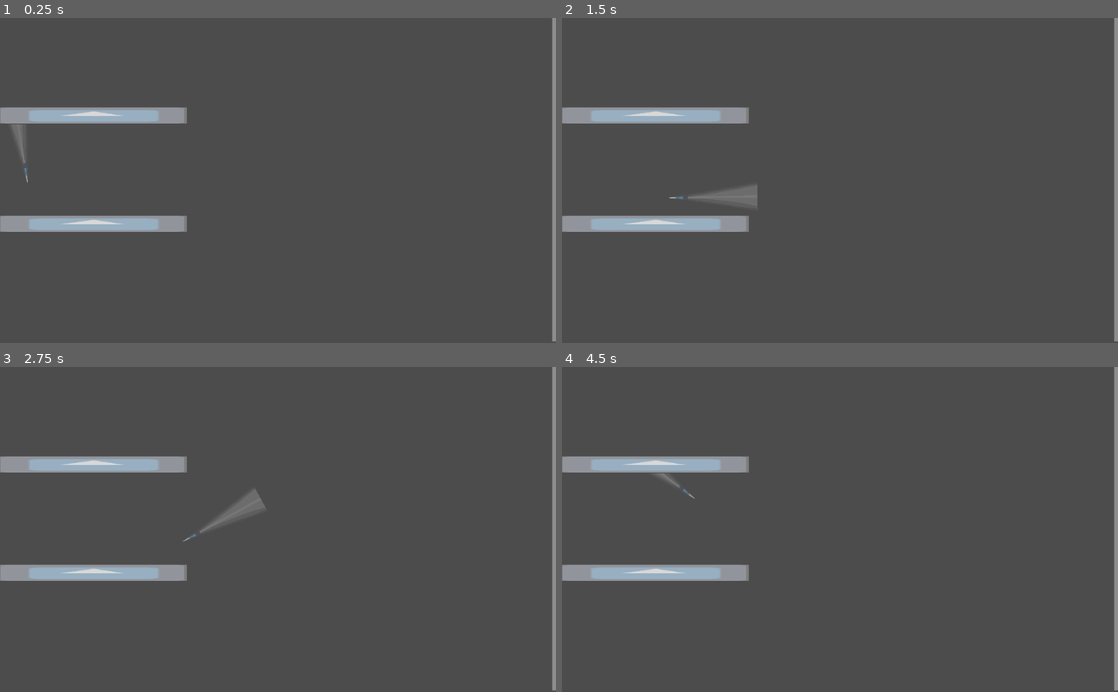
Above: before the commit, frames 1-4 (two rows, left to right).
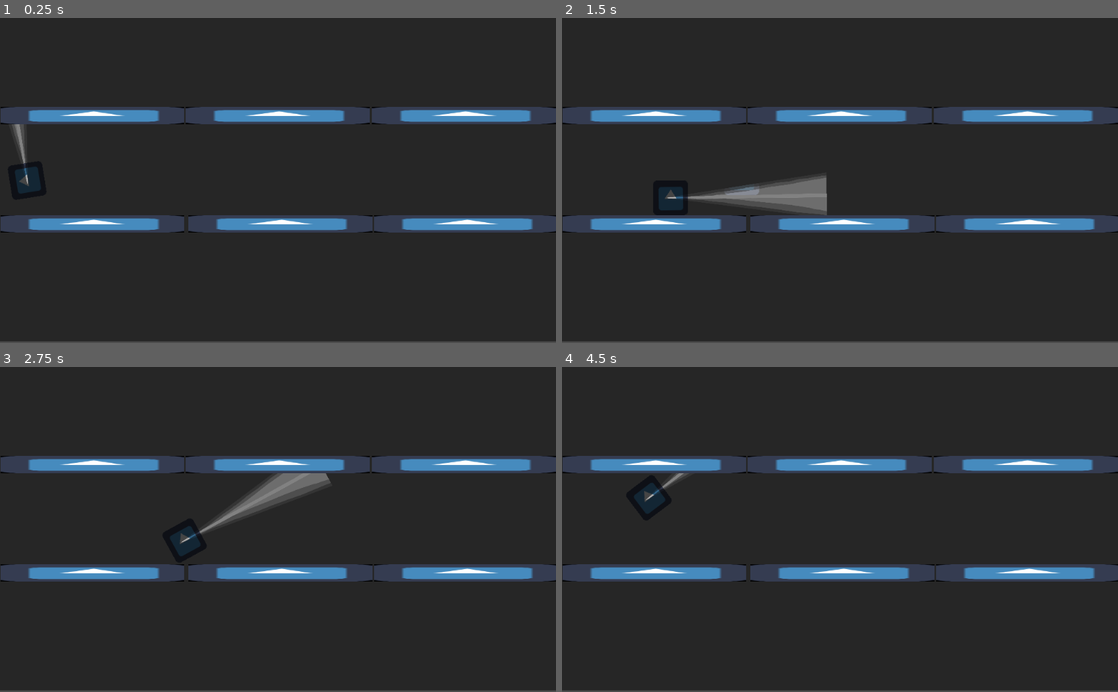
Above: after the commit, the same moments.

Repository: Brhawh/stealthoid
Game: Godot game, scene res://scenes/Node2D.tscn
Same seed, same stepped clock (60 frames per second), same inputs: the game is played once before the commit and once after it. The engine's default icon, where the game draws it, is replaced by a stand-in: a white triangle on a blue panel in a dark square.
Inputs (mouse positions are in pixels of both pictures, inside the frame that each line leads up to):
- Up to frame 1 (0.25 s): no input
- Up to frame 2 (1.5 s): tap Enter at 0.5 s; move the mouse to (962, 164) at 0.52 s; hold D (right) 0.53-1.28 s; move the mouse to (728, 196) at 1.27 s; hold S (down) from 1.28 s (still down)
- Up to frame 3 (2.75 s): tap Space at 2 s; move the mouse to (333, 458) at 2.02 s; release S (down) at 2.03 s; hold D (right) from 2.03 s (still down)
- Up to frame 4 (4.5 s): move the mouse to (812, 594) at 2.77 s; release D (right) at 2.78 s; hold W (up) 2.78-3.53 s; move the mouse to (1006, 578) at 3.52 s; hold A (left) from 3.53 s (still down); move the mouse to (673, 480) at 4.27 s

The runs differ from the first frame. In frame 1, 96% of the frame differs, in the area x 0-100%, y 0-100%; in frame 2, 95%; in frame 3, 95%; in frame 4, 96%.

Commit message:
Added more walls to create a hallway. Changed method to only show sprites in the light to using a canvas material with light only mode instead of using lighting masks.

Diff:
--- a/scenes/Node2D.tscn
+++ b/scenes/Node2D.tscn
@@ -1,20 +1,29 @@
-[gd_scene load_steps=12 format=2]
+[gd_scene load_steps=13 format=2]
 
 [ext_resource path="res://sprites/background.png" type="Texture" id=1]
-[ext_resource path="res://sprites/lighting/room_mask.png" type="Texture" id=2]
-[ext_resource path="res://sprites/caster.png" type="Texture" id=3]
-[ext_resource path="res://sprites/icon.png" type="Texture" id=4]
-[ext_resource path="res://sprites/lighting/full_light_mask.png" type="Texture" id=5]
-[ext_resource path="res://Scripts/CharacterController.gd" type="Script" id=6]
-[ext_resource path="res://sprites/lighting/light_cone.png" type="Texture" id=7]
+[ext_resource path="res://sprites/caster.png" type="Texture" id=2]
+[ext_resource path="res://sprites/icon.png" type="Texture" id=3]
+[ext_resource path="res://Scripts/CharacterController.gd" type="Script" id=4]
+[ext_resource path="res://sprites/lighting/light_cone.png" type="Texture" id=5]
 
-[sub_resource type="OccluderPolygon2D" id=1]
+[sub_resource type="CanvasItemMaterial" id=1]
+blend_mode = 1
+light_mode = 2
+
+[sub_resource type="OccluderPolygon2D" id=2]
 polygon = PoolVector2Array( -16, -16, 16, -16, 16, 16, -16, 16 )
 
-[sub_resource type="RectangleShape2D" id=4]
+[sub_resource type="RectangleShape2D" id=3]
 extents = Vector2( 16.471, 15.2269 )
 
-[sub_resource type="GDScript" id=2]
+[sub_resource type="CanvasItemMaterial" id=4]
+blend_mode = 1
+light_mode = 2
+
+[sub_resource type="CanvasItemMaterial" id=5]
+light_mode = 2
+
+[sub_resource type="GDScript" id=6]
 script/source = "extends Sprite
 
 # Declare member variables here. Examples:
@@ -43,83 +52,142 @@
 scale = Vector2( 8.0264, 4.66657 )
 texture = ExtResource( 1 )
 
-[node name="Lights" type="Node2D" parent="."]
+[node name="CasterWalls" type="Node2D" parent="."]
+editor/display_folded = true
 
-[node name="Light2D" type="Light2D" parent="Lights"]
-position = Vector2( 505.28, 302.86 )
-scale = Vector2( 1, 0.6 )
-texture = ExtResource( 2 )
-mode = 3
-
-[node name="Casters" type="Node2D" parent="."]
-
-[node name="SpawnRoomTopWall" type="Sprite" parent="Casters"]
+[node name="SpawnRoomTopLeftWall" type="Sprite" parent="CasterWalls"]
+editor/display_folded = true
 position = Vector2( 170, 180 )
 scale = Vector2( 10.5919, 1 )
+texture = ExtResource( 2 )
+
+[node name="Sprite" type="Sprite" parent="CasterWalls/SpawnRoomTopLeftWall"]
+material = SubResource( 1 )
+scale = Vector2( 0.5, 0.5 )
 texture = ExtResource( 3 )
 
-[node name="Sprite" type="Sprite" parent="Casters/SpawnRoomTopWall"]
+[node name="LightOccluder2D" type="LightOccluder2D" parent="CasterWalls/SpawnRoomTopLeftWall"]
+occluder = SubResource( 2 )
+
+[node name="StaticBody2D" type="StaticBody2D" parent="CasterWalls/SpawnRoomTopLeftWall"]
+
+[node name="CollisionShape2D" type="CollisionShape2D" parent="CasterWalls/SpawnRoomTopLeftWall/StaticBody2D"]
+shape = SubResource( 3 )
+
+[node name="HallwayTopMiddleWall" type="Sprite" parent="CasterWalls"]
+editor/display_folded = true
+position = Vector2( 511.41, 180 )
+scale = Vector2( 10.5919, 1 )
+texture = ExtResource( 2 )
+
+[node name="Sprite" type="Sprite" parent="CasterWalls/HallwayTopMiddleWall"]
+material = SubResource( 1 )
 scale = Vector2( 0.5, 0.5 )
-texture = ExtResource( 4 )
+texture = ExtResource( 3 )
 
-[node name="LightOccluder2D" type="LightOccluder2D" parent="Casters/SpawnRoomTopWall"]
-occluder = SubResource( 1 )
+[node name="LightOccluder2D" type="LightOccluder2D" parent="CasterWalls/HallwayTopMiddleWall"]
+occluder = SubResource( 2 )
 
-[node name="Light2D" type="Light2D" parent="Casters/SpawnRoomTopWall"]
-scale = Vector2( 0.032, -0.03 )
-texture = ExtResource( 5 )
-color = Color( 1, 1, 1, 0.0392157 )
-energy = 3.0
-shadow_item_cull_mask = 2
+[node name="StaticBody2D" type="StaticBody2D" parent="CasterWalls/HallwayTopMiddleWall"]
 
-[node name="StaticBody2D" type="StaticBody2D" parent="Casters/SpawnRoomTopWall"]
+[node name="CollisionShape2D" type="CollisionShape2D" parent="CasterWalls/HallwayTopMiddleWall/StaticBody2D"]
+shape = SubResource( 3 )
 
-[node name="CollisionShape2D" type="CollisionShape2D" parent="Casters/SpawnRoomTopWall/StaticBody2D"]
-shape = SubResource( 4 )
+[node name="HallwayTopRightWall2" type="Sprite" parent="CasterWalls"]
+editor/display_folded = true
+position = Vector2( 854.74, 180 )
+scale = Vector2( 10.5919, 1 )
+texture = ExtResource( 2 )
 
-[node name="SpawnRoomBottomWall" type="Sprite" parent="Casters"]
+[node name="Sprite" type="Sprite" parent="CasterWalls/HallwayTopRightWall2"]
+material = SubResource( 1 )
+scale = Vector2( 0.5, 0.5 )
+texture = ExtResource( 3 )
+
+[node name="LightOccluder2D" type="LightOccluder2D" parent="CasterWalls/HallwayTopRightWall2"]
+occluder = SubResource( 2 )
+
+[node name="StaticBody2D" type="StaticBody2D" parent="CasterWalls/HallwayTopRightWall2"]
+
+[node name="CollisionShape2D" type="CollisionShape2D" parent="CasterWalls/HallwayTopRightWall2/StaticBody2D"]
+shape = SubResource( 3 )
+
+[node name="HallwayRoomBottomLeftWall" type="Sprite" parent="CasterWalls"]
+editor/display_folded = true
 position = Vector2( 170, 380 )
 scale = Vector2( 10.5919, 1 )
+texture = ExtResource( 2 )
+
+[node name="Sprite" type="Sprite" parent="CasterWalls/HallwayRoomBottomLeftWall"]
+material = SubResource( 4 )
+scale = Vector2( 0.5, 0.5 )
 texture = ExtResource( 3 )
 
-[node name="Sprite" type="Sprite" parent="Casters/SpawnRoomBottomWall"]
+[node name="LightOccluder2D" type="LightOccluder2D" parent="CasterWalls/HallwayRoomBottomLeftWall"]
+occluder = SubResource( 2 )
+
+[node name="StaticBody2D2" type="StaticBody2D" parent="CasterWalls/HallwayRoomBottomLeftWall"]
+
+[node name="CollisionShape2D" type="CollisionShape2D" parent="CasterWalls/HallwayRoomBottomLeftWall/StaticBody2D2"]
+shape = SubResource( 3 )
+
+[node name="HallwayRoomBottomMiddleWall2" type="Sprite" parent="CasterWalls"]
+editor/display_folded = true
+position = Vector2( 516.22, 380 )
+scale = Vector2( 10.5919, 1 )
+texture = ExtResource( 2 )
+
+[node name="Sprite" type="Sprite" parent="CasterWalls/HallwayRoomBottomMiddleWall2"]
+material = SubResource( 4 )
 scale = Vector2( 0.5, 0.5 )
-texture = ExtResource( 4 )
+texture = ExtResource( 3 )
 
-[node name="LightOccluder2D" type="LightOccluder2D" parent="Casters/SpawnRoomBottomWall"]
-occluder = SubResource( 1 )
+[node name="LightOccluder2D" type="LightOccluder2D" parent="CasterWalls/HallwayRoomBottomMiddleWall2"]
+occluder = SubResource( 2 )
 
-[node name="Light2D" type="Light2D" parent="Casters/SpawnRoomBottomWall"]
-scale = Vector2( 0.032, -0.03 )
-texture = ExtResource( 5 )
-color = Color( 1, 1, 1, 0.0392157 )
-energy = 3.0
-shadow_item_cull_mask = 2
+[node name="StaticBody2D2" type="StaticBody2D" parent="CasterWalls/HallwayRoomBottomMiddleWall2"]
 
-[node name="StaticBody2D2" type="StaticBody2D" parent="Casters/SpawnRoomBottomWall"]
+[node name="CollisionShape2D" type="CollisionShape2D" parent="CasterWalls/HallwayRoomBottomMiddleWall2/StaticBody2D2"]
+shape = SubResource( 3 )
 
-[node name="CollisionShape2D" type="CollisionShape2D" parent="Casters/SpawnRoomBottomWall/StaticBody2D2"]
-shape = SubResource( 4 )
+[node name="HallwayRoomBottomRightWall3" type="Sprite" parent="CasterWalls"]
+editor/display_folded = true
+position = Vector2( 858.01, 380 )
+scale = Vector2( 10.5919, 1 )
+texture = ExtResource( 2 )
+
+[node name="Sprite" type="Sprite" parent="CasterWalls/HallwayRoomBottomRightWall3"]
+material = SubResource( 4 )
+scale = Vector2( 0.5, 0.5 )
+texture = ExtResource( 3 )
+
+[node name="LightOccluder2D" type="LightOccluder2D" parent="CasterWalls/HallwayRoomBottomRightWall3"]
+occluder = SubResource( 2 )
+
+[node name="StaticBody2D2" type="StaticBody2D" parent="CasterWalls/HallwayRoomBottomRightWall3"]
+
+[node name="CollisionShape2D" type="CollisionShape2D" parent="CasterWalls/HallwayRoomBottomRightWall3/StaticBody2D2"]
+shape = SubResource( 3 )
 
 [node name="Sprite" type="Sprite" parent="."]
-position = Vector2( 286.349, 276.426 )
-texture = ExtResource( 4 )
+material = SubResource( 5 )
+position = Vector2( 330.67, 295.088 )
+texture = ExtResource( 3 )
 
 [node name="Character" type="KinematicBody2D" parent="."]
 position = Vector2( 50, 300 )
-script = ExtResource( 6 )
+script = ExtResource( 4 )
 
 [node name="PlayerSprite" type="Sprite" parent="Character"]
-texture = ExtResource( 4 )
-script = SubResource( 2 )
+texture = ExtResource( 3 )
+script = SubResource( 6 )
 
 [node name="Light2D" type="Light2D" parent="Character"]
 rotation = 1.5708
-scale = Vector2( 0.155052, 0.312914 )
-texture = ExtResource( 7 )
-mode = 2
+scale = Vector2( 0.247569, 0.561681 )
+texture = ExtResource( 5 )
 shadow_enabled = true
 shadow_color = Color( 1, 0, 0, 0 )
 
 [node name="PlayerCollisionShape2D" type="CollisionShape2D" parent="Character"]
-shape = SubResource( 3 )
+shape = SubResource( 7 )
Not shown: 1 places in scenes/Node2D.tscn that only renumber resources
